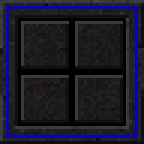
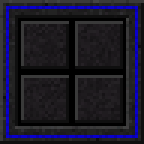
Two versions of the same layered image (144x144). Layer-by-layer changes:
painted on "Background" over [0, 45, 144, 99]
